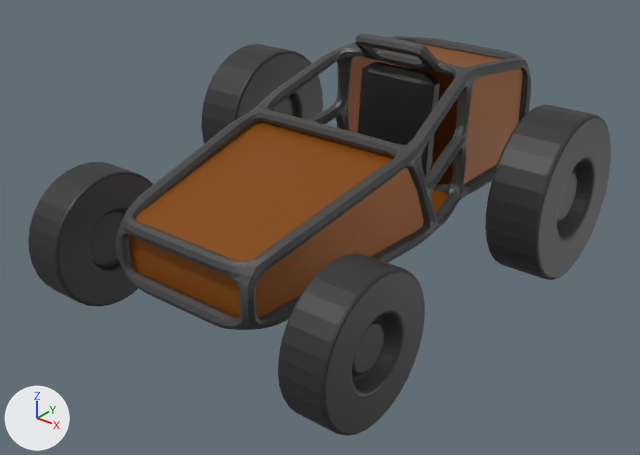
Renders of the COLLADA model assets/BasicBuggy.dae from each side of a commit.
Both versions are drawn from a 50 mm lens placed at (4.77, -6.02, 3.66), pointed at (-0.08, 0.05, -0.1). Arrows for +X, +Y and +Z are at lower left; the lights stay in place. Where no turn or scale is listed for an object, it has been applied to the vertices. Vertices at the same position are counted once.

Names of what the first picture shows: 'Chassis', 'Chassis_RollCage', 'Seat', 'Wheel_Front.LR', 'Wheel_Rear.LR'.
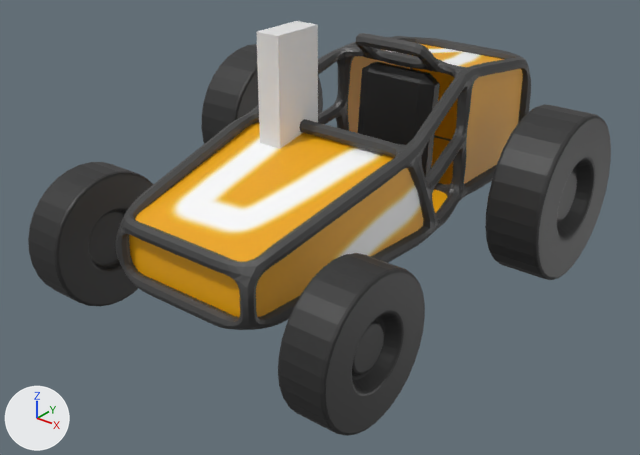
The edits, one by one:
Picture 'BuggySkin.png' (img_buggyskin_png) is new.
In material 'Material' (mat_material), base_color is no longer (0.29, 0.0816, 0.0), brown #935100.
In material 'Material' (mat_material), metallic goes from 0.387 to 0.0.
In material 'Material' (mat_material), texture is now set to img_buggyskin_png.
me_chassis has 16 vertices, 22 faces and spans x -0.89..0.89, y -1.78..2.52, z -0.02..1.3.
me_chassis is used by ob_chassis; location (0.0, 0.0, 0.0).
me_chassis part 1: texture (UV) coordinates of 22 of 22 faces, centred in x -0.83..0.83, y -1.78..2.52, z -0.01..1.24, changed; they spanned u 0.0..0.0, v 0.0..0.0 and now span u 0.0..1.0, v 0.0..1.0.
Mesh me_plane is new.
It is a box spanning x -0.12..0.12, y -0.28..0.28, z 0.0..1.8.
Object 'AdultMaleReference' (ob_adultmalereference) is new; it shows me_plane.
Its location is (-0.413, 0.0, 0.0).

Changed parts and their boxes [x1, y1, x2, y2] in the pictures (640 x 455 px):
'Chassis', surface changed (brown to orange)
    both: [129, 44, 523, 317]
'AdultMaleReference', added
    after: [256, 21, 318, 149]
